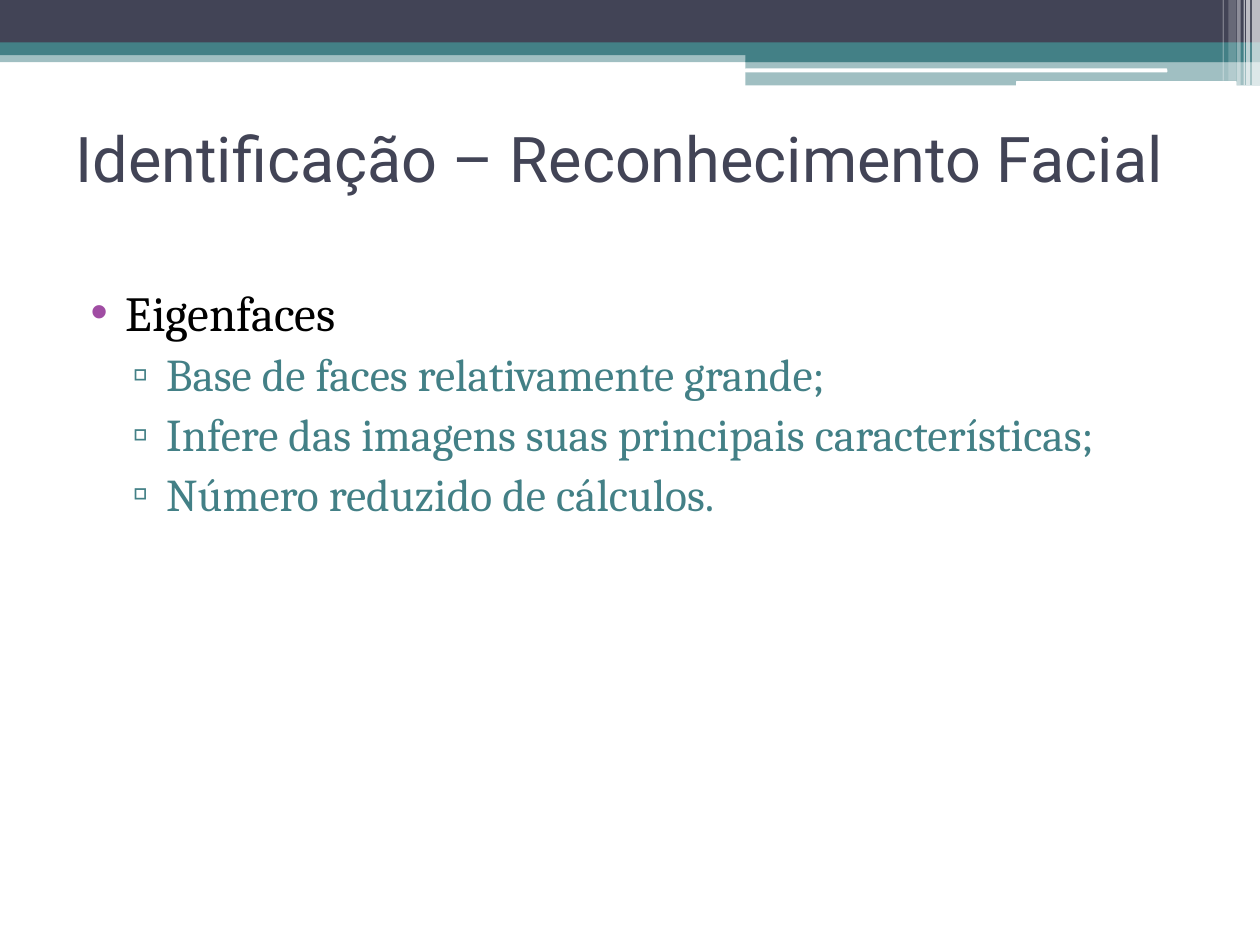
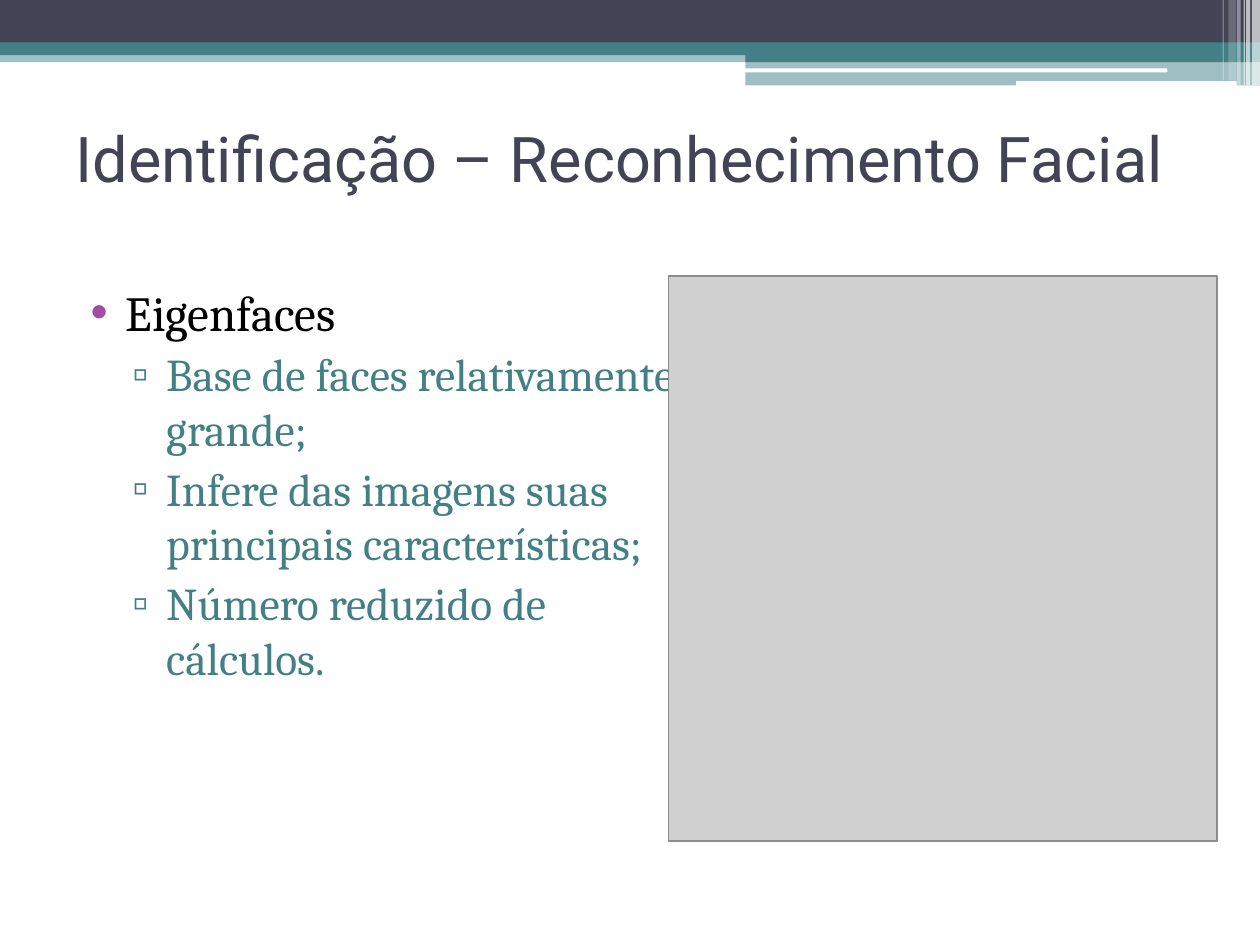
Before and after one commit to talesporto/Artigo-TRUE-SBCUP, a slide deck: slide 12 of apresentacao/ApresentacaoSBCUP.pptx. Drawn at 1260x945 pixels with LibreOffice and Linux fonts; fonts in the diff are those of the drawing; grey boxes stand for pictures. Boxes give left, top, right and bottom in pixels: in the first picture for what was removed or moved away, otherwise in the second. Text is boxed around its words. In the diff, an @@ line names an element or a change of style, - is before the commit and + after.

```diff
--- a/apresentacao/ApresentacaoSBCUP.pptx
+++ b/apresentacao/ApresentacaoSBCUP.pptx
@@ text "Eigenfaces" rewrapped from bbox=[126, 296, 1094, 512] to bbox=[126, 296, 674, 676] @@
@@ picture added at bbox=[669, 276, 1217, 840] @@
```
Also in this commit, not shown: 2 other slides changed, 1 other file.
